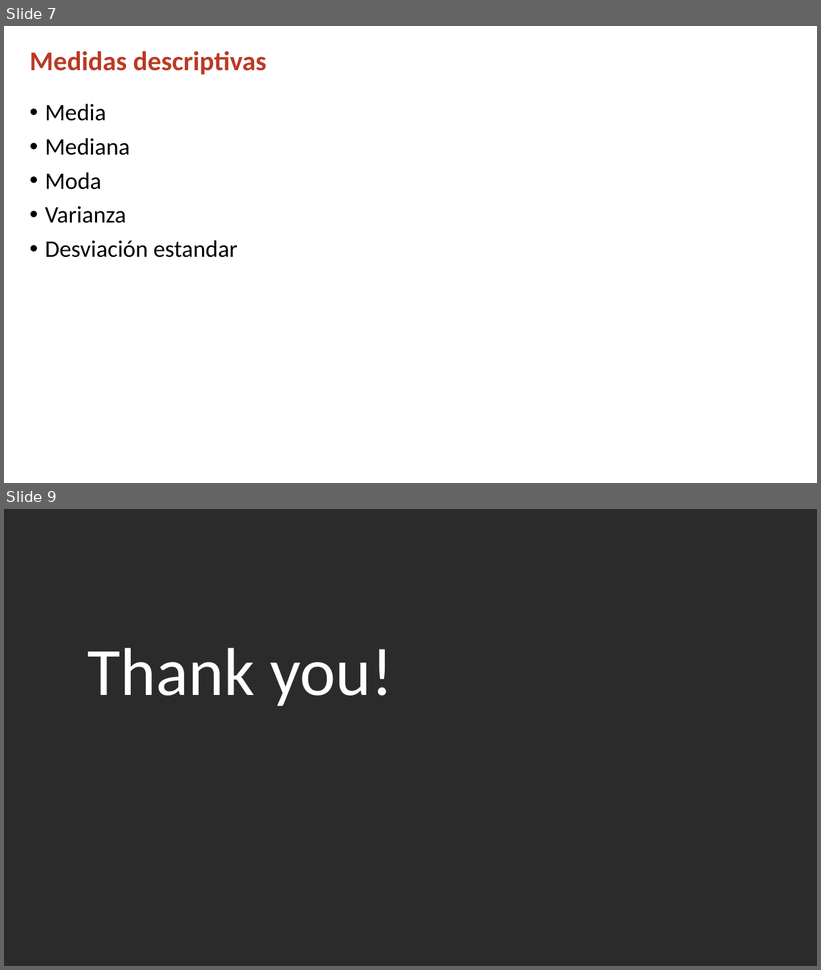
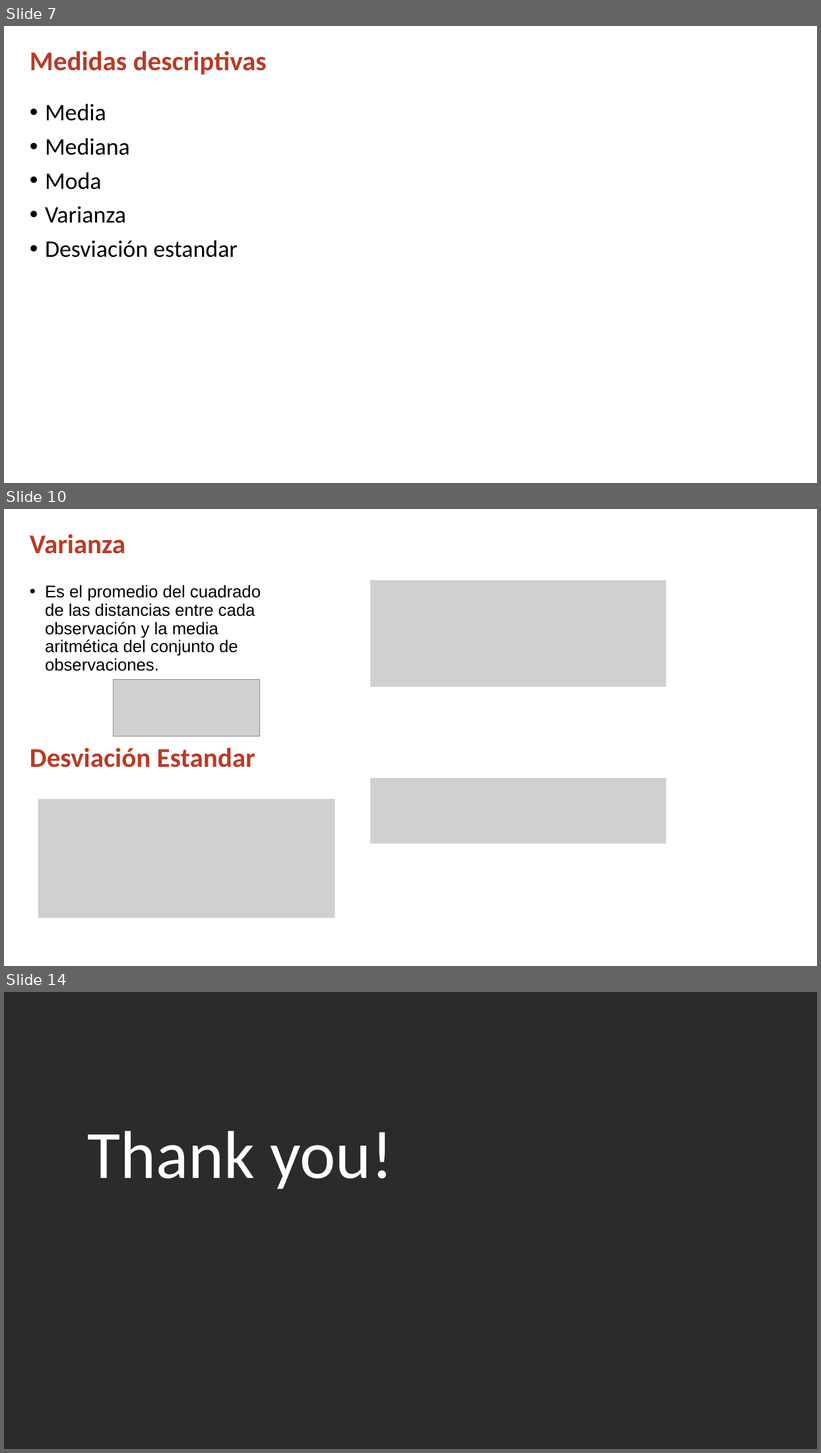
Before and after one commit to j-river1/taller_honduras, a slide deck: DIA_1/Medidas_descriptivas.pptx. Shown one above the other, each under a label of ours: slides 7 and 9 before the commit, slides 7, 10 and 14 after it; the slides between them are not shown. The pictures are 821x970 and 821x1453 pixels, drawn with LibreOffice and Linux fonts; fonts in the diff are those of the drawing; grey boxes stand for pictures; background and template pictures are left out; a plain dark background stands for a picture behind light text. Boxes give left, top, right and bottom in pixels: in the first picture for what was removed or moved away, otherwise in the second. Text is boxed around its words. In the diff, an @@ line names an element or a change of style, - is before the commit and + after.

```diff
--- a/DIA_1/Medidas_descriptivas.pptx
+++ b/DIA_1/Medidas_descriptivas.pptx
@@ slide 10 added at (4, 509, 817, 966), background #FFFFFF @@
@@ title added at (30, 534, 125, 554), 32 pt, text #BB3A26, bold @@
+Varianza
@@ text added at (45, 585, 261, 671), 20 pt, text #000000 @@
+• Es el promedio del cuadrado de las distancias entre cada observación y la media aritmética del conjunto de observaciones.
@@ picture added at (370, 580, 667, 687) @@
@@ picture added at (113, 680, 259, 737) @@
@@ text added at (30, 748, 255, 768), 32 pt, text #BB3A26, bold @@
+Desviación Estandar
@@ picture added at (370, 778, 667, 844) @@
@@ picture added at (38, 799, 335, 918) @@
@@ what was slide 9 is now slide 14 @@
```
Also in this commit, not shown: 5 other slides added, 1 slide removed.
